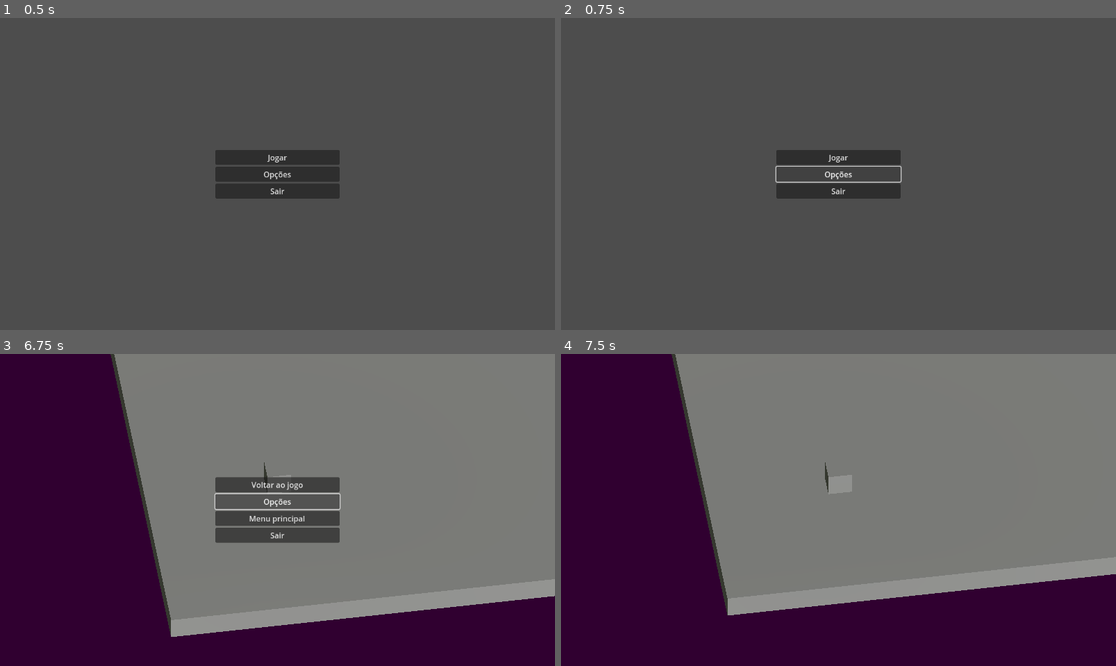
Above: before the commit, frames 1-4 (two rows, left to right).
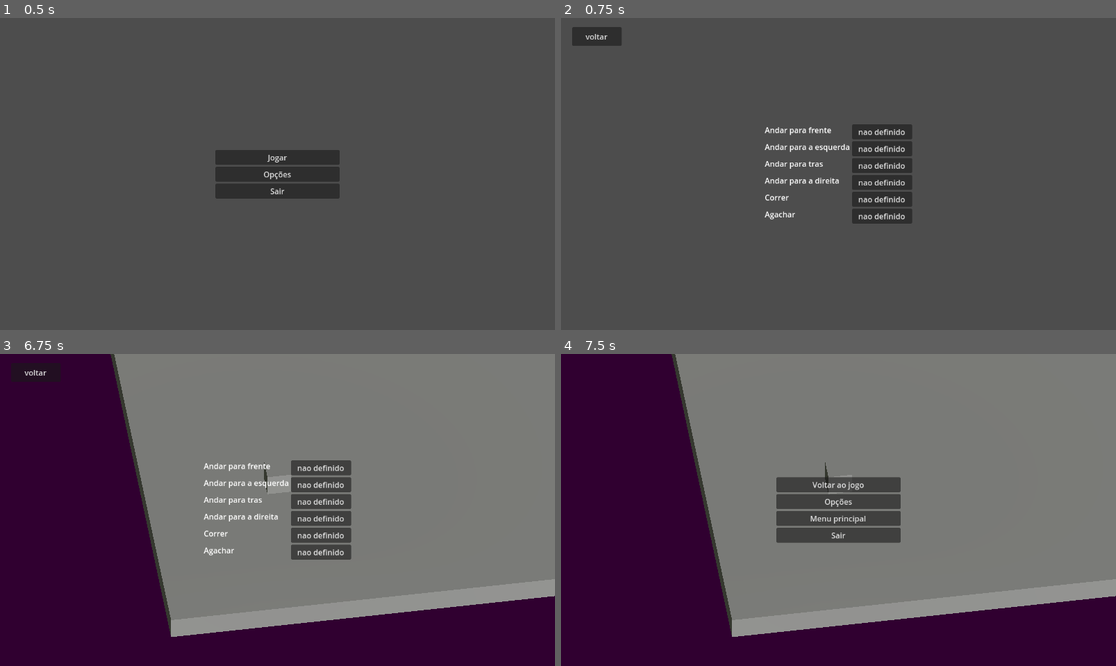
Above: after the commit, the same moments.

Repository: FellowshipOfTheGame/Hotel-Ponte-Negra
Game: Godot game, scene res://scenes/menus/menuPrincipal.tscn
Two runs of this game, one before a commit and one after it. Both use one fixed random seed, a clock stepped at 60 frames per second and the inputs below.
Inputs (mouse positions are in pixels of both pictures, inside the frame that each line leads up to):
- Up to frame 1 (0.5 s): no input
- Up to frame 2 (0.75 s): click "Opções" at 0.5 s
- Up to frame 3 (6.75 s): click (33, 372) at 1.25 s, where only the run after the commit has a clickable "voltar"; click "Jogar" at 2 s; tap Enter at 2.75, 4.25, 5.75 s; move the mouse to (305, 510) at 2.77 s; hold W (mover_frente) 2.78-6.5 s; tap Space at 3.5, 5 s; move the mouse to (249, 510) at 3.52 s; move the mouse to (288, 503) at 4.27 s; move the mouse to (271, 516) at 5.02 s; move the mouse to (316, 513) at 5.77 s; tap Escape (ui_cancel) at 6.4 s; click "Opções" at 6.5 s
- Up to frame 4 (7.5 s): click "Voltar ao jogo" (after the commit: "voltar") at 7.25 s

Frame 1 is identical in both runs. In frame 2, 4.5% of the frame differs, in the area x 2-64%, y 2-66%; in frame 3, 4.8%; in frame 4, 9.1%, in the area x 30-100%, y 39-91%.

Commit message:
configuracao de controles

Diff:
--- a/project.godot
+++ b/project.godot
@@ -44,14 +44,14 @@
 "events": [Object(InputEventKey,"resource_local_to_scene":false,"resource_name":"","device":-1,"window_id":0,"alt_press …(192 unchanged characters)…
 ]
 }
+mover_esquerda={
+"deadzone": 0.2,
+"events": [Object(InputEventKey,"resource_local_to_scene":false,"resource_name":"","device":-1,"window_id":0,"alt_pressed":false,"shift_pressed":false,"ctrl_pressed":false,"meta_pressed":false,"pressed":false,"keycode":0,"physical_keycode":65,"key_label":0,"unicode":97,"location":0,"echo":false,"script":null)
+]
+}
 mover_tras={
 "deadzone": 0.2,
 "events": [Object(InputEventKey,"resource_local_to_scene":false,"resource_name":"","device":-1,"window_id":0,"alt_press …(192 unchanged characters)…
-]
-}
-mover_esquerda={
-"deadzone": 0.2,
-"events": [Object(InputEventKey,"resource_local_to_scene":false,"resource_name":"","device":-1,"window_id":0,"alt_pressed":false,"shift_pressed":false,"ctrl_pressed":false,"meta_pressed":false,"pressed":false,"keycode":0,"physical_keycode":65,"key_label":0,"unicode":97,"location":0,"echo":false,"script":null)
 ]
 }
 mover_direita={
--- a/scenes/characters/player/player.tscn
+++ b/scenes/characters/player/player.tscn
@@ -14,7 +14,7 @@
 script = ExtResource("2_t61fv")
 
 [node name="Camera3D" type="Camera3D" parent="CameraPivot"]
-transform = Transform3D(1, 0, 0, 0, 0.7071068, 0.7071068, 0, -0.7071068, 0.7071068, 0, 6, 7)
+transform = Transform3D(1, 0, 0, 0, 0.707107, 0.707107, 0, -0.707107, 0.707107, 0, 6, 7)
 projection = 1
 size = 13.0
 far = 2747.22
--- a/scenes/menus/menuOpcoes.tscn
+++ b/scenes/menus/menuOpcoes.tscn
@@ -1,6 +1,7 @@
-[gd_scene load_steps=2 format=3 uid="uid://153kgjv4215n"]
+[gd_scene load_steps=3 format=3 uid="uid://153kgjv4215n"]
 
 [ext_resource type="Script" uid="uid://bdbfdlosn56dd" path="res://scripts/menu_opcoes.gd" id="1_3wmgr"]
+[ext_resource type="Script" uid="uid://crtk5dwolv2c8" path="res://scripts/definirControle.gd" id="2_56qx3"]
 
 [node name="MenuOpcoes" type="Control"]
 layout_mode = 3
@@ -13,17 +14,114 @@
 
 [node name="Button" type="Button" parent="."]
 layout_mode = 1
+offset_left = 23.0
+offset_top = 19.0
+offset_right = 126.0
+offset_bottom = 58.0
+text = "voltar"
+
+[node name="VBoxContainer" type="HBoxContainer" parent="."]
+layout_mode = 1
 anchors_preset = 8
 anchor_left = 0.5
 anchor_top = 0.5
 anchor_right = 0.5
 anchor_bottom = 0.5
-offset_left = -69.5
-offset_top = -27.5
-offset_right = 69.5
-offset_bottom = 27.5
+offset_left = -153.0
+offset_top = -103.0
+offset_right = 153.0
+offset_bottom = 103.0
 grow_horizontal = 2
 grow_vertical = 2
-text = "voltar"
+
+[node name="HBoxContainer1" type="VBoxContainer" parent="VBoxContainer"]
+layout_mode = 2
+
+[node name="Label" type="Label" parent="VBoxContainer/HBoxContainer1"]
+layout_mode = 2
+size_flags_horizontal = 3
+size_flags_vertical = 2
+text = "Andar para frente"
+
+[node name="Label2" type="Label" parent="VBoxContainer/HBoxContainer1"]
+layout_mode = 2
+size_flags_horizontal = 3
+size_flags_vertical = 2
+text = "Andar para a esquerda"
+
+[node name="Label3" type="Label" parent="VBoxContainer/HBoxContainer1"]
+layout_mode = 2
+size_flags_horizontal = 3
+size_flags_vertical = 2
+text = "Andar para tras"
+
+[node name="Label4" type="Label" parent="VBoxContainer/HBoxContainer1"]
+layout_mode = 2
+size_flags_horizontal = 3
+size_flags_vertical = 2
+text = "Andar para a direita"
+
+[node name="Label5" type="Label" parent="VBoxContainer/HBoxContainer1"]
+layout_mode = 2
+size_flags_horizontal = 3
+size_flags_vertical = 2
+text = "Correr"
+
+[node name="Label6" type="Label" parent="VBoxContainer/HBoxContainer1"]
+layout_mode = 2
+size_flags_horizontal = 3
+size_flags_vertical = 2
+text = "Agachar"
+
+[node name="HBoxContainer2" type="VBoxContainer" parent="VBoxContainer"]
+layout_mode = 2
+
+[node name="Button" type="Button" parent="VBoxContainer/HBoxContainer2"]
+custom_minimum_size = Vector2(125, 0)
+layout_mode = 2
+size_flags_horizontal = 3
+focus_mode = 1
+text = "nao definido"
+script = ExtResource("2_56qx3")
+
+[node name="Button2" type="Button" parent="VBoxContainer/HBoxContainer2"]
+custom_minimum_size = Vector2(125, 0)
+layout_mode = 2
+size_flags_horizontal = 3
+focus_mode = 1
+text = "nao definido"
+script = ExtResource("2_56qx3")
+
+[node name="Button3" type="Button" parent="VBoxContainer/HBoxContainer2"]
+custom_minimum_size = Vector2(125, 0)
+layout_mode = 2
+size_flags_horizontal = 3
+focus_mode = 1
+text = "nao definido"
+script = ExtResource("2_56qx3")
+
+[node name="Button4" type="Button" parent="VBoxContainer/HBoxContainer2"]
+custom_minimum_size = Vector2(125, 0)
+layout_mode = 2
+size_flags_horizontal = 3
+focus_mode = 1
+text = "nao definido"
+script = ExtResource("2_56qx3")
+
+[node name="Button5" type="Button" parent="VBoxContainer/HBoxContainer2"]
+custom_minimum_size = Vector2(125, 0)
+layout_mode = 2
+size_flags_horizontal = 3
+focus_mode = 1
+text = "nao definido"
+script = ExtResource("2_56qx3")
+
+[node name="Button6" type="Button" parent="VBoxContainer/HBoxContainer2"]
+custom_minimum_size = Vector2(125, 0)
+layout_mode = 2
+size_flags_horizontal = 3
+focus_mode = 1
+text = "nao definido"
+script = ExtResource("2_56qx3")
 
 [connection signal="pressed" from="Button" to="." method="voltar"]
--- a/scripts/base.gd
+++ b/scripts/base.gd
@@ -1,8 +1,7 @@
 extends Node3D
 
 
-func _unhandled_input(event: InputEvent)->void:
-	if event is InputEventKey and event.is_pressed():match event.keycode:
-		KEY_ESCAPE:
-			add_child(preload("res://scenes/menus/menuPausa.tscn").instantiate())
-			get_viewport().set_input_as_handled()
+func _input(event: InputEvent) -> void:
+	if event.is_action_pressed("ui_cancel"):
+		add_child(preload("res://scenes/menus/menuPausa.tscn").instantiate())
+		get_viewport().set_input_as_handled()
--- /dev/null
+++ b/scripts/definirControle.gd
@@ -0,0 +1,9 @@
+extends Button
+var tecla:Key
+
+func _gui_input(event: InputEvent) -> void:
+	if event is InputEventKey:if has_focus():
+		tecla=event.keycode
+		text=OS.get_keycode_string(event.keycode)
+		release_focus()
+		get_viewport().set_input_as_handled()
--- a/scripts/menuPausa.gd
+++ b/scripts/menuPausa.gd
@@ -5,10 +5,9 @@
 	Input.mouse_mode=Input.MOUSE_MODE_VISIBLE
 
 func _input(event: InputEvent) -> void:
-	if event is InputEventAction:if event.is_pressed():match event.action:
-		"ui_cancel":
-			get_viewport().set_input_as_handled()
-			voltar()
+	if event.is_action_pressed("ui_cancel"):
+		get_viewport().set_input_as_handled()
+		voltar()
 
 func voltar() -> void:
 	Input.mouse_mode=Input.MOUSE_MODE_CAPTURED
@@ -19,9 +18,9 @@
 	get_tree().paused=false
 	get_tree().change_scene_to_file("res://scenes/menus/menuPrincipal.tscn")
 
-func opcoes() -> void:pass
-	#add_child(preload("res://scenes/menus/menuOpcoes.tscn").instantiate())
-	#$Container.visible=false
+func opcoes() -> void:
+	add_child(preload("res://scenes/menus/menuOpcoes.tscn").instantiate())
+	$Container.visible=false
 
 
 func sair() -> void:
--- a/scripts/menuPrincipal.gd
+++ b/scripts/menuPrincipal.gd
@@ -6,6 +6,6 @@
 func sair() -> void:
 	get_tree().quit()
 
-func opcoes() -> void:pass
-	#add_child(preload("res://scenes/menus/menuOpcoes.tscn").instantiate())
-	#$Container.visible=false
+func opcoes() -> void:
+	add_child(preload("res://scenes/menus/menuOpcoes.tscn").instantiate())
+	$Container.visible=false
Not shown, changed: icon.svg.import
Not shown: 1 places in scenes/characters/player/player.tscn that only renumber resources
Not shown, added: scripts/definirControle.gd.uid
